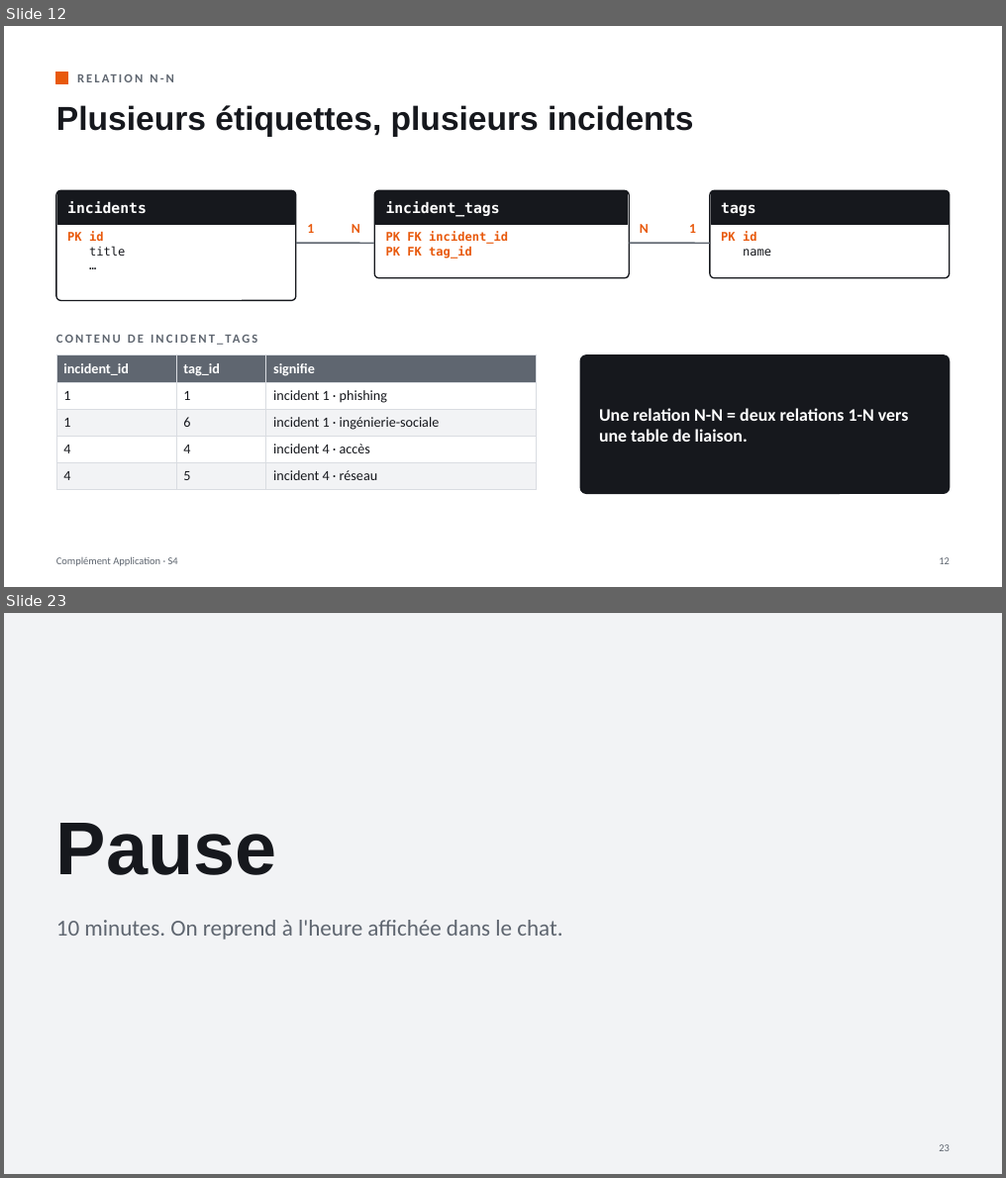
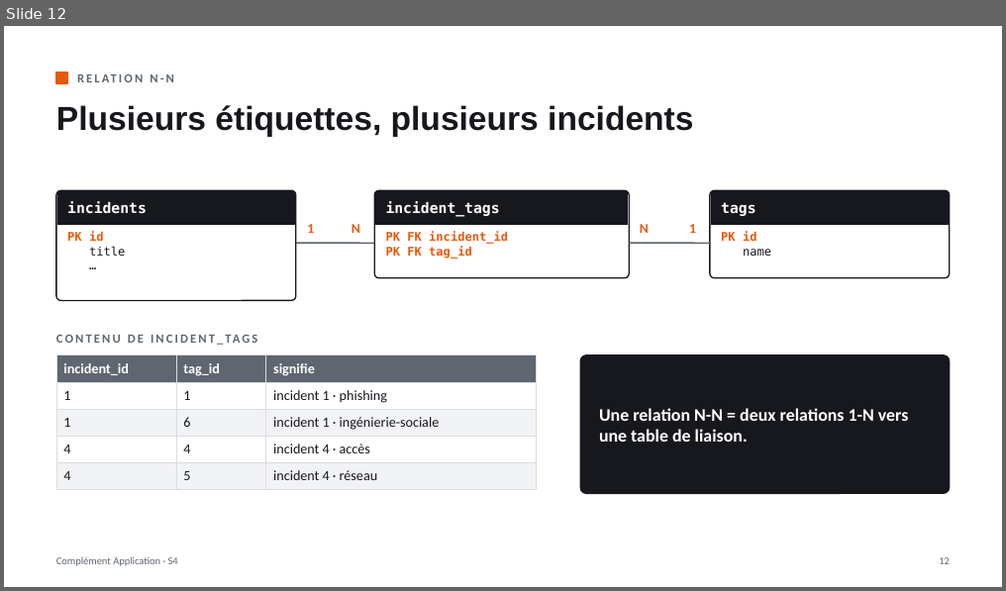
Before and after one commit to lle-condorcet/condorcet-2027, a slide deck: slides/LLE_CA_S04_Les_donnees_SQL.pptx. Shown one above the other, each under a label of ours: slides 12 and 23 before the commit, slide 12 after it; the slides between them are not shown. The pictures are 1006x1178 and 1006x591 pixels, drawn with LibreOffice and Linux fonts; fonts in the diff are those of the drawing. Boxes give left, top, right and bottom in pixels: in the first picture for what was removed or moved away, otherwise in the second. Text is boxed around its words. In the diff, an @@ line names an element or a change of style, - is before the commit and + after.

```diff
--- a/slides/LLE_CA_S04_Les_donnees_SQL.pptx
+++ b/slides/LLE_CA_S04_Les_donnees_SQL.pptx
@@ slide 23 removed at (4, 613, 1002, 1174), background #F2F3F5 @@
@@ text removed at (56, 823, 277, 875) @@
-Pause
@@ text removed at (56, 920, 562, 940) @@
-10 minutes. On reprend à l'heure affichée dans le chat.
@@ text removed at (939, 1145, 949, 1152) @@
-23
```
Also in this commit, not shown: 1 slide changed, 28 other slides removed, 3 other files.
